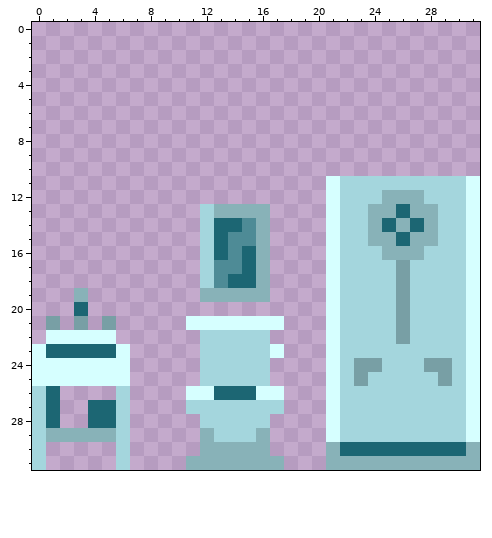
Pixel-art sprite -- Assets/Art/Props/Props_Bathroom.png. This is how it looked before the edit.
The file is 32x32 pixels.
The same view after the edit:
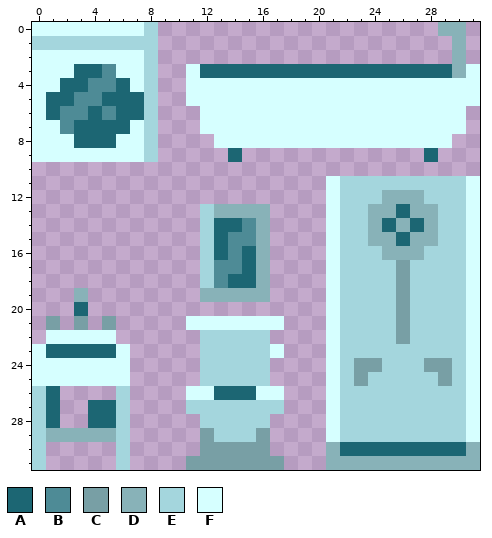
Palette (. is transparent): A #1c6673  B #4e8b96  C #789fa5  D #88b2b8  E #a4d6dd  F #d6ffff
Commit message: Added a tub and a washing machine to the sprite Props/Props_Bathroom.png. Sliced the 2 new assets.
The exact change:
y 0: x 0..8 ......... -> FFFFFFFFE; x 29..30 .. -> DD
y 1: x 0..8 ......... -> EEEEEEEEE; x 30 . -> D
y 2: x 0..8 ......... -> FFFFFFFFE; x 30 . -> D
y 3: x 0..8 ......... -> FFFAABFFE; x 11..31 ..................... -> FAAAAAAAAAAAAAAAAAADF
y 4: x 0..8 ......... -> FFAABBAFE; x 11..31 ..................... -> FFFFFFFFFFFFFFFFFFFFF
y 5: x 0..8 ......... -> FAABBAAAE; x 11..31 ..................... -> FFFFFFFFFFFFFFFFFFFFF
y 6: x 0..8 ......... -> FABBABAAE; x 12..30 ................... -> FFFFFFFFFFFFFFFFFFF
y 7: x 0..8 ......... -> FFBAAAAFE; x 12..30 ................... -> FFFFFFFFFFFFFFFFFFF
y 8: x 0..8 ......... -> FFFAAAFFE; x 13..29 ................. -> FFFFFFFFFFFFFFFFF
y 9: x 0..8 ......... -> FFFFFFFFE; x 14 . -> A; x 28 . -> A
y 29: x 12 D -> C; x 16 D -> C
y 30: x 12..16 DDDDD -> CCCCC
y 31: x 11..17 DDDDDDD -> CCCCCCC
